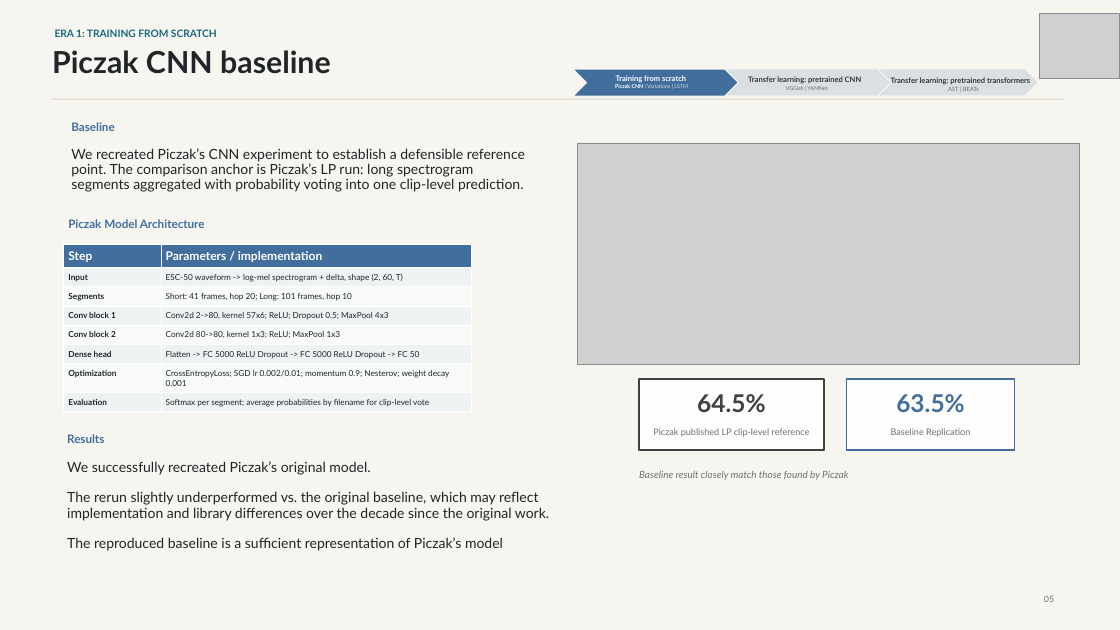
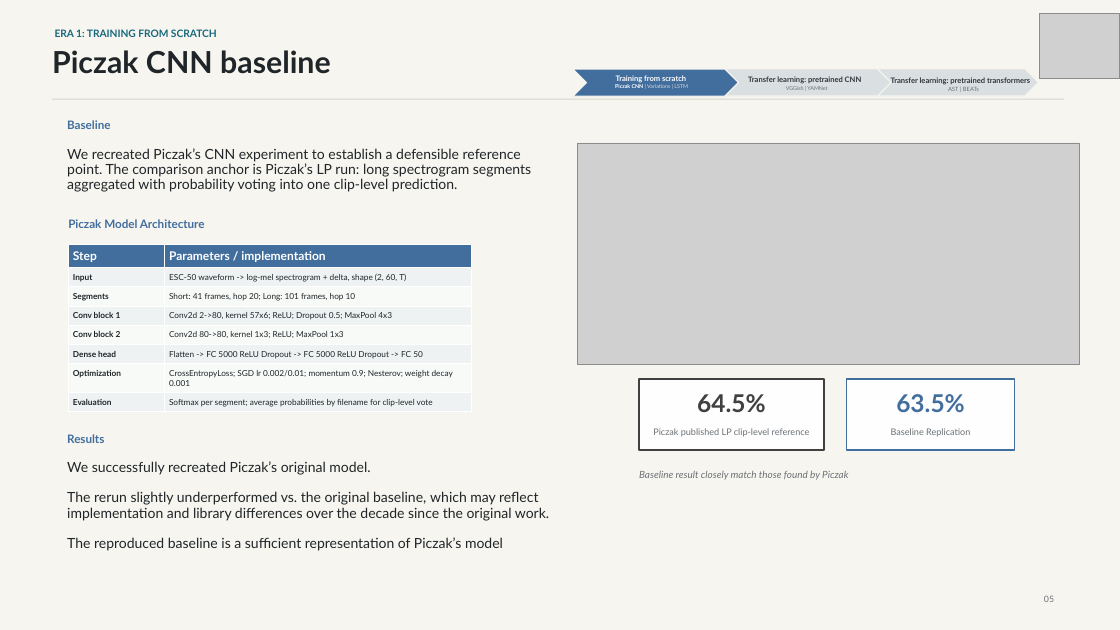
Before and after one commit to JdogLloyd1/DeepLearning5888Project, a slide deck: slide 6 of Docs/Final_Project_Presentation_Draft.pptx. Drawn at 1120x630 pixels with LibreOffice and Linux fonts; fonts in the diff are those of the drawing; grey boxes stand for pictures. Boxes give left, top, right and bottom in pixels: in the first picture for what was removed or moved away, otherwise in the second. Text is boxed around its words. In the diff, an @@ line names an element or a change of style, - is before the commit and + after.

```diff
--- a/Docs/Final_Project_Presentation_Draft.pptx
+++ b/Docs/Final_Project_Presentation_Draft.pptx
@@ text "We recreated Piczak’s CNN experiment ..." rewrapped from (x1=71, y1=148, x2=525, y2=192) to (x1=67, y1=148, x2=531, y2=192) @@
@@ text "Baseline" moved from (x1=71, y1=122, x2=114, y2=131) to (x1=67, y1=120, x2=110, y2=129) @@
@@ table resized from (x1=64, y1=244, x2=471, y2=411) to (x1=68, y1=244, x2=471, y2=411) @@
```
Also in this commit, not shown: 5 other slides changed.
